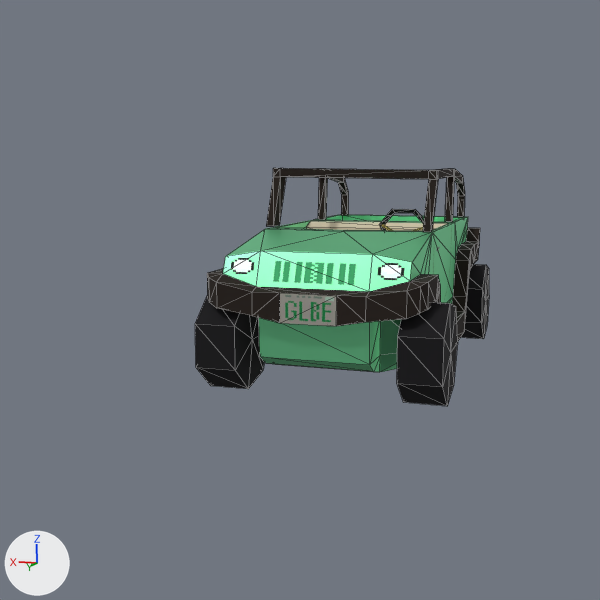
An edit to the Blender file Assets/Player/Model/TheCar.blend, drawn before and after from the same camera.
One viewpoint serves both versions: the file's camera 'Camera'. The axes (+X, +Y, +Z) are drawn at lower left. The lights are the same throughout. Mesh edges are drawn as thin lines.

The scene before the commit, as lines of its bpy script (objects in view):
```python
ob_chassis = bpy.data.objects.new('Chassis', me_cube_001)
ob_chassis.location = (0.0, 0.0, 0.0)
ob_chassis.rotation_euler = (0.0, 0.0, -3.142)  # degrees (0, 0, -180)
ob_chassis.scale = (0.752, 0.82, 0.479)
ob_circle = bpy.data.objects.new('Circle', me_circle_001)
ob_circle.location = (-0.45, 0.21, 0.4)
ob_circle.rotation_euler = (0.475, 0.0, -3.142)  # degrees (27, 0, -180)
ob_circle.scale = (0.684, 0.684, 0.684)
ob_tire_fl = bpy.data.objects.new('Tire-FL', me_cylinder_004)
ob_tire_fl.location = (0.78, 1.33, -0.45)
ob_tire_fl.rotation_euler = (3.142, 1.571, 0.0)  # degrees (180, 90, 0)
ob_tire_fl.scale = (0.684, 0.684, 0.684)
ob_tire_rr = bpy.data.objects.new('Tire-RR', me_cylinder_002)
ob_tire_rr.location = (-0.86, -1.39, -0.45)
ob_tire_rr.rotation_euler = (3.142, 1.571, 0.0)  # degrees (180, 90, 0)
ob_tire_rr.scale = (0.684, 0.684, 0.684)
# also in view: 'Roll Bar' at (0.0, -0.66, 0.68); 'Tire-FR' at (-0.86, 1.31, -0.45)
```
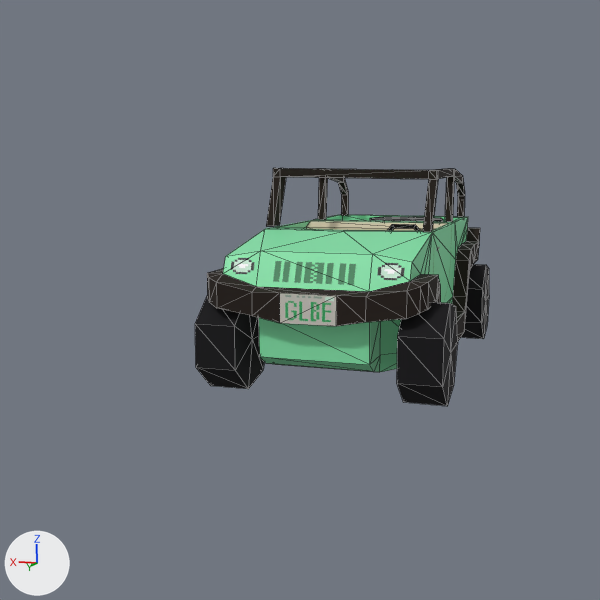
Where the change shows, as pixel boxes [x1, y1, x2, y2] in the pictures (600 x 600 px):
'Chassis', surface changed
    both: [219, 215, 471, 372]
'Circle', moved
    before: [380, 209, 424, 231]
    after: [387, 224, 421, 231]
'Spare Tire', added
    after: [370, 216, 443, 222]

The change in detail:
In material 'BodyMetal' (mat_bodymetal), metallic goes from 1.0 to 0.0.
In material 'Textures' (mat_textures), metallic goes from 1.0 to 0.0.
Object 'Circle' (ob_circle) moves from (-0.45, 0.21, 0.4) to (-0.45, 0.19, 0.27).
Object 'Spare Tire' (ob_spare_tire) is new; it shows a copy of the mesh of ob_tire_rr.
Its location is (-0.16, -1.39, 0.25).
Its rotation in degrees is (180, 0, 0).
Its scale is (0.684, 0.684, 0.684).
